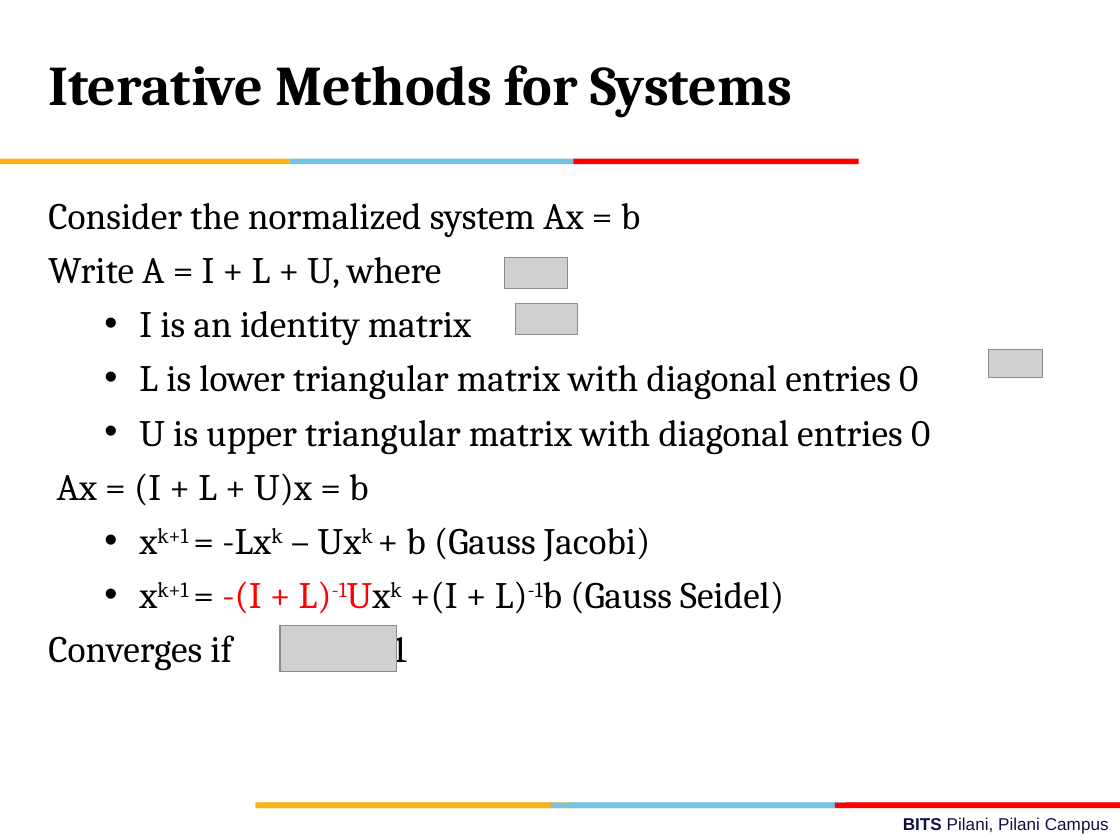
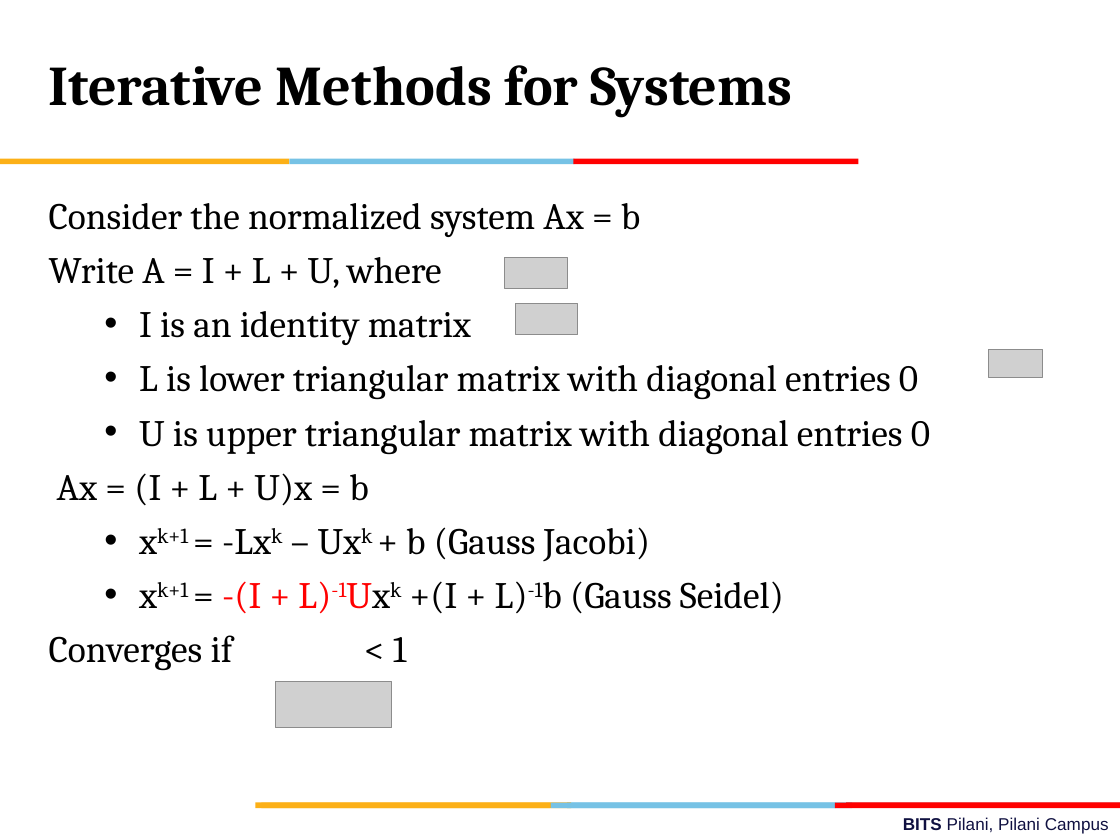
Before and after one commit to ElisonSherton/MTech_DSE, a slide deck: slide 11 of Sem1/MFDS/lecture_slides/Lecture 2 with explanations.ppt. Drawn at 1120x840 pixels with LibreOffice and Linux fonts; fonts in the diff are those of the drawing; grey boxes stand for pictures; background and template pictures are left out. Boxes give left, top, right and bottom in pixels: in the first picture for what was removed or moved away, otherwise in the second. Text is boxed around its words. In the diff, an @@ line names an element or a change of style, - is before the commit and + after.

```diff
--- a/Sem1/MFDS/lecture_slides/Lecture 2 with explanations.ppt
+++ b/Sem1/MFDS/lecture_slides/Lecture 2 with explanations.ppt
@@ text at (49,203,640,671): indent changed @@
@@ picture: place and size @@
-picture at (280,625,396,672)
+picture at (276,681,392,728)
```
Also in this commit, not shown: 5 other slides changed, 6 other files.
